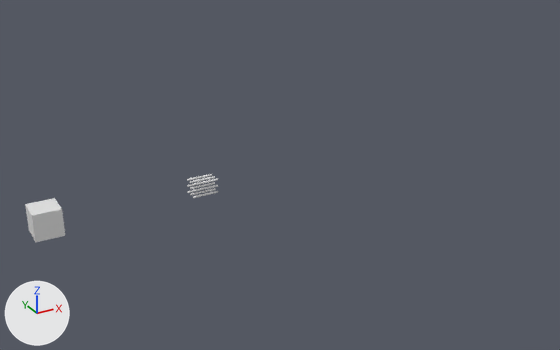
Before and after pictures for a commit that changed the Blender file blender/vis2.blend.
One viewpoint serves both versions: a camera (50 mm lens) standing at (-8.8, -49.0, 25.0) and looking at (18.8, 1.1, -0.1). The lights are fixed; the arrows at lower left show +X, +Y and +Z.

Script lines for the objects in view, before the commit:
```python
ob_cube = bpy.data.objects.new('Cube', me_cube)
ob_cube.location = (0.0, 0.0, 1.0)
ob_cylinder = bpy.data.objects.new('Cylinder', me_cylinder)
ob_cylinder.location = (11.62, 0.0, 1.0)
ob_cylinder.rotation_euler = (0.0, 1.571, 0.0)  # degrees (0, 90, 0)
ob_cylinder.scale = (0.075, 0.075, 1.0)
ob_cylinder_001 = bpy.data.objects.new('Cylinder.001', me_cylinder_001)
ob_cylinder_001.location = (11.62, 0.0, 1.5)
ob_cylinder_001.rotation_euler = (0.0, 1.571, 0.0)  # degrees (0, 90, 0)
ob_cylinder_001.scale = (0.075, 0.075, 1.0)
ob_cylinder_003 = bpy.data.objects.new('Cylinder.003', me_cylinder_003)
ob_cylinder_003.location = (11.62, -0.5, 1.0)
ob_cylinder_003.rotation_euler = (0.0, 1.571, 0.0)  # degrees (0, 90, 0)
ob_cylinder_003.scale = (0.075, 0.075, 1.0)
ob_cylinder_004 = bpy.data.objects.new('Cylinder.004', me_cylinder_004)
ob_cylinder_004.location = (11.62, -0.5, 1.5)
ob_cylinder_004.rotation_euler = (0.0, 1.571, 0.0)  # degrees (0, 90, 0)
ob_cylinder_004.scale = (0.075, 0.075, 1.0)
ob_cylinder_005 = bpy.data.objects.new('Cylinder.005', me_cylinder_005)
ob_cylinder_005.location = (11.62, 0.5, 1.5)
ob_cylinder_005.rotation_euler = (0.0, 1.571, 0.0)  # degrees (0, 90, 0)
ob_cylinder_005.scale = (0.075, 0.075, 1.0)
ob_cylinder_007 = bpy.data.objects.new('Cylinder.007', me_cylinder_007)
ob_cylinder_007.location = (11.62, 0.0, 0.5)
ob_cylinder_007.rotation_euler = (0.0, 1.571, 0.0)  # degrees (0, 90, 0)
ob_cylinder_007.scale = (0.075, 0.075, 1.0)
ob_cylinder_008 = bpy.data.objects.new('Cylinder.008', me_cylinder_008)
ob_cylinder_008.location = (11.62, -0.5, 0.5)
ob_cylinder_008.rotation_euler = (0.0, 1.571, 0.0)  # degrees (0, 90, 0)
ob_cylinder_008.scale = (0.075, 0.075, 1.0)
```
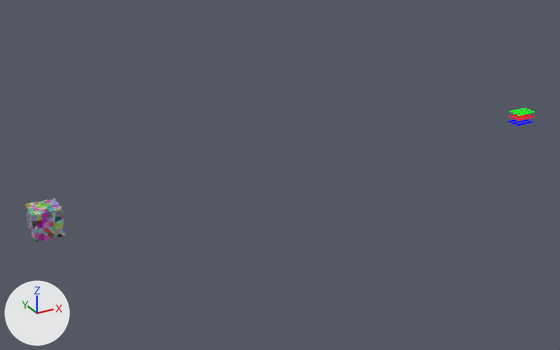
What changed in the scene script:
```text
Change mat_material:
    remove # nodes: BsdfPrincipled, OutputMaterial
    nodes: BsdfPrincipled, Mix x2, OutputMaterial, TexVoronoi
    colours: white #ffffff
Add mat_material_001:
    mat_material_001 = emission_material('Material.001')
    mat_material_001.base_color = (0.0, 1.0, 0.0)  # green #00ff00
Add mat_material_004:
    mat_material_004 = emission_material('Material.004')
    mat_material_004.base_color = (0.0, 0.0, 1.0)  # blue #0000ff
Add mat_material_002:
    mat_material_002 = emission_material('Material.002')
    mat_material_002.base_color = (1.0, 0.0, 0.0)  # red #ff0000
Change me_cylinder:
    where me_cylinder.from_pydata(...)  # 64 vertices, 34 faces; spans x -1.0..1.0, y -1.0..1.0, z -1.0..1.0
    add me_cylinder.materials.append(mat_material_002)  # red #ff0000
Change me_cylinder_001:
    where me_cylinder_001.from_pydata(...)  # 64 vertices, 34 faces; spans x -1.0..1.0, y -1.0..1.0, z -1.0..1.0
    used by ob_cylinder_001; location = (11.62, 0.0, 1.5); rotation_euler = (0.0, 1.571, 0.0), in degrees (0, 90, 0); scale = (0.075, 0.075, 1.0)
    me_cylinder_001 part 2: all faces are now shaded smooth (34 of 34 changed)
    add me_cylinder_001.materials.append(mat_material_001)  # green #00ff00
Change me_cylinder_003:
    where me_cylinder_003.from_pydata(...)  # 64 vertices, 34 faces; spans x -1.0..1.0, y -1.0..1.0, z -1.0..1.0
    add me_cylinder_003.materials.append(mat_material_002)  # red #ff0000
Change me_cylinder_004:
    where me_cylinder_004.from_pydata(...)  # 64 vertices, 34 faces; spans x -1.0..1.0, y -1.0..1.0, z -1.0..1.0
    used by ob_cylinder_004; location = (11.62, -0.5, 1.5); rotation_euler = (0.0, 1.571, 0.0), in degrees (0, 90, 0); scale = (0.075, 0.075, 1.0)
    me_cylinder_004 part 3: all faces are now shaded smooth (34 of 34 changed)
    add me_cylinder_004.materials.append(mat_material_001)  # green #00ff00
Change me_cylinder_005:
    where me_cylinder_005.from_pydata(...)  # 64 vertices, 34 faces; spans x -1.0..1.0, y -1.0..1.0, z -1.0..1.0
    add me_cylinder_005.materials.append(mat_material_001)  # green #00ff00
Change me_cylinder_007:
    where me_cylinder_007.from_pydata(...)  # 64 vertices, 34 faces; spans x -1.0..1.0, y -1.0..1.0, z -1.0..1.0
    add me_cylinder_007.materials.append(mat_material_004)  # blue #0000ff
Change me_cylinder_008:
    where me_cylinder_008.from_pydata(...)  # 64 vertices, 34 faces; spans x -1.0..1.0, y -1.0..1.0, z -1.0..1.0
    used by ob_cylinder_008; location = (11.62, -0.5, 0.5); rotation_euler = (0.0, 1.571, 0.0), in degrees (0, 90, 0); scale = (0.075, 0.075, 1.0)
    me_cylinder_008 part 1: all faces are now shaded smooth (34 of 34 changed)
    add me_cylinder_008.materials.append(mat_material_004)  # blue #0000ff
Change ob_cylinder:
    ob_cylinder.location: (11.62, 0.0, 1.0) -> (43.75, 0.0, 1.0)
Change ob_cylinder_001:
    ob_cylinder_001.location: (11.62, 0.0, 1.5) -> (43.75, 0.0, 1.5)
Change ob_cylinder_002:
    ob_cylinder_002.location: (11.62, 0.5, 1.0) -> (43.75, 0.5, 1.0)
Change ob_cylinder_003:
    ob_cylinder_003.location: (11.62, -0.5, 1.0) -> (43.75, -0.5, 1.0)
Change ob_cylinder_004:
    ob_cylinder_004.location: (11.62, -0.5, 1.5) -> (43.75, -0.5, 1.5)
Change ob_cylinder_005:
    ob_cylinder_005.location: (11.62, 0.5, 1.5) -> (43.75, 0.5, 1.5)
Change ob_cylinder_006:
    ob_cylinder_006.location: (11.62, 0.5, 0.5) -> (43.75, 0.5, 0.5)
Change ob_cylinder_007:
    ob_cylinder_007.location: (11.62, 0.0, 0.5) -> (43.75, 0.0, 0.5)
Change ob_cylinder_008:
    ob_cylinder_008.location: (11.62, -0.5, 0.5) -> (43.75, -0.5, 0.5)
```

Where the change shows, as pixel boxes [x1, y1, x2, y2] in the pictures (560 x 350 px):
'Cube', surface changed
    both: [25, 198, 65, 242]
'Cylinder.004', recoloured, shading changed, moved
    before: [192, 179, 218, 186]
    after: [517, 111, 534, 116]
'Cylinder.008', recoloured, shading changed, moved
    before: [193, 191, 218, 198]
    after: [516, 121, 533, 126]
'Cylinder.003', recoloured, moved
    before: [192, 185, 218, 192]
    after: [517, 116, 534, 121]
'Cylinder', recoloured, moved
    before: [190, 182, 215, 189]
    after: [513, 114, 530, 119]
'Cylinder.001', recoloured, shading changed, moved
    before: [190, 176, 215, 183]
    after: [513, 109, 530, 114]
'Cylinder.007', recoloured, moved
    before: [190, 188, 216, 195]
    after: [512, 119, 529, 124]
'Cylinder.005', recoloured, moved
    before: [187, 174, 212, 181]
    after: [509, 108, 526, 112]
'Cylinder.002', moved
    before: [187, 182, 209, 187]
    after: [509, 115, 520, 118]
'Cylinder.006', moved (not visible before)
    after: [508, 119, 517, 123]
